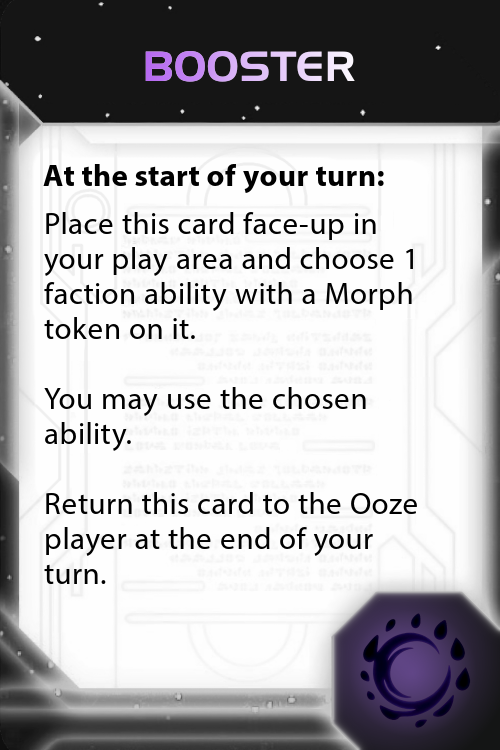
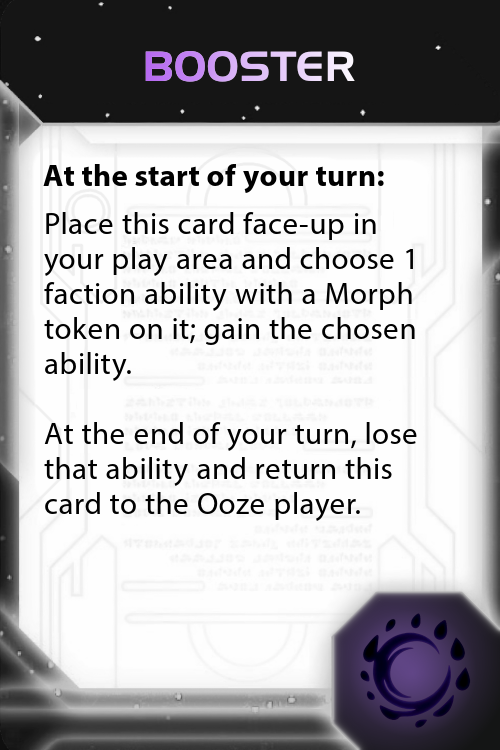
Two versions of the same layered image (500px x 750px). Layer-by-layer changes:
painted on "Place this card face-up in you..." over bbox(44, 317, 417, 584)